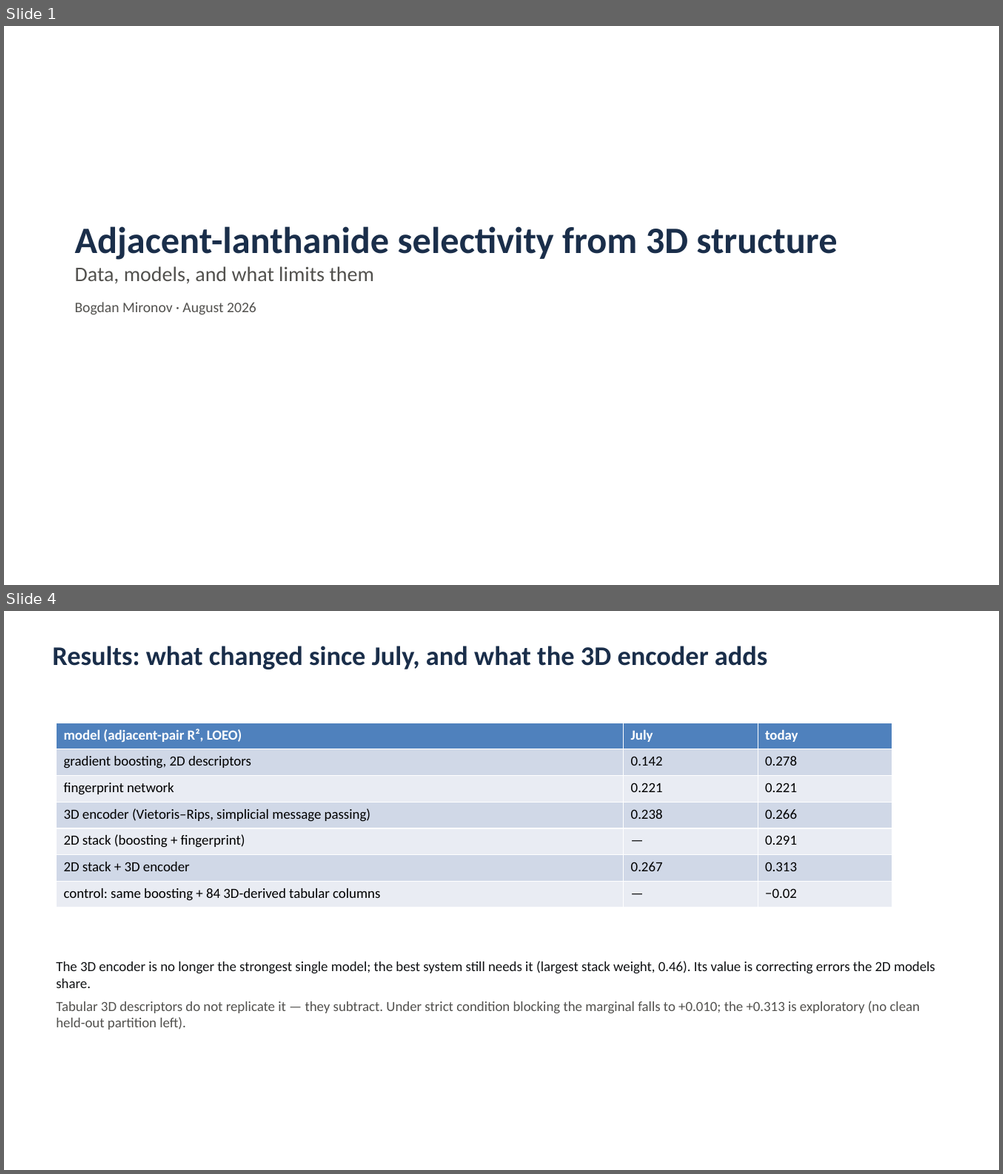
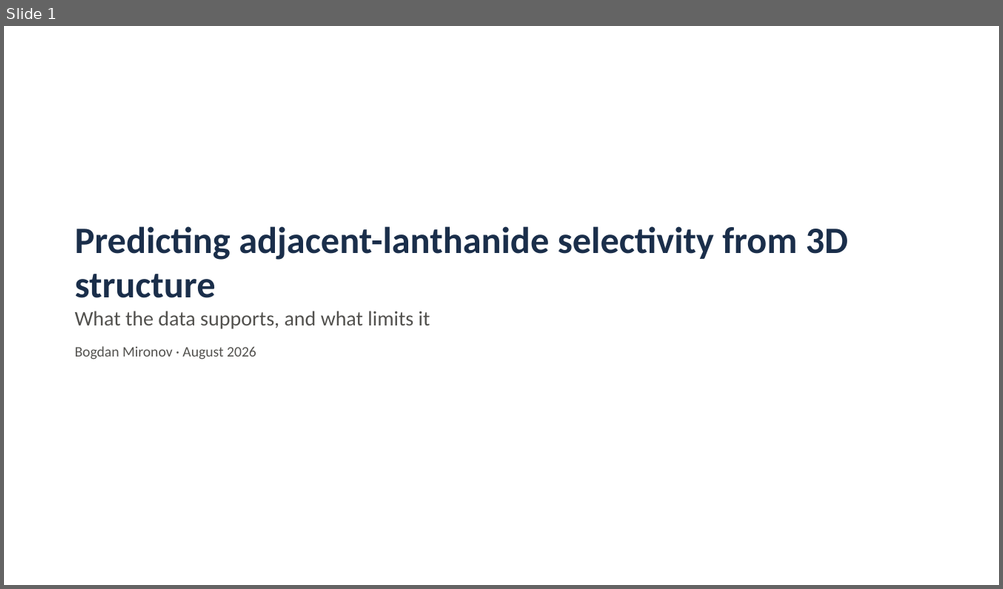
Before and after one commit to mironovb/lanthanidestrain, a slide deck: docs/vogiatzis_condensed_2026-08.pptx. Shown one above the other, each under a label of ours: slides 1 and 4 before the commit, slide 1 after it; the slides between them are not shown. The pictures are 1003x1174 and 1003x589 pixels, drawn with LibreOffice and Linux fonts; fonts in the diff are those of the drawing. Boxes give left, top, right and bottom in pixels: in the first picture for what was removed or moved away, otherwise in the second. Text is boxed around its words. In the diff, an @@ line names an element or a change of style, - is before the commit and + after.

```diff
--- a/docs/vogiatzis_condensed_2026-08.pptx
+++ b/docs/vogiatzis_condensed_2026-08.pptx
@@ slide 4 removed at (4, 611, 999, 1170), background #FFFFFF @@
@@ text removed at (52, 646, 767, 669) @@
-Results: what changed since July, and what the 3D encoder adds
@@ table removed at (57, 723, 892, 908), 7 rows, 3 columns @@
-model (adjacent-pair R², LOEO) | July | today
-gradient boosting, 2D descriptors | 0.142 | 0.278
-fingerprint network | 0.221 | 0.221
-3D encoder (Vietoris–Rips, simplicial message passing) | 0.238 | 0.266
-2D stack (boosting + fingerprint) | — | 0.291
-2D stack + 3D encoder | 0.267 | 0.313
-control: same boosting + 84 3D-derived tabular columns | — | −0.02
@@ text removed at (56, 961, 935, 1030) @@
-The 3D encoder is no longer the strongest single model; the best system still needs it (largest stack weight, 0.46). Its value is correcting errors the 2D models share.
-Tabular 3D descriptors do not replicate it — they subtract. Under strict condition blocking the marginal falls to +0.010; the +0.313 is exploratory (no clean held-out partition left).
@@ slide 1 changed as well @@
@@ text at (75, 227, 848, 329): text changed @@
-Adjacent-lanthanide selectivity from 3D structure
-Data, models, and what limits them
+Predicting adjacent-lanthanide selectivity from 3D structure
+What the data supports, and what limits it
```
Also in this commit, not shown: 2 other slides changed, 9 slides added, 4 other slides removed, 5 other files.
